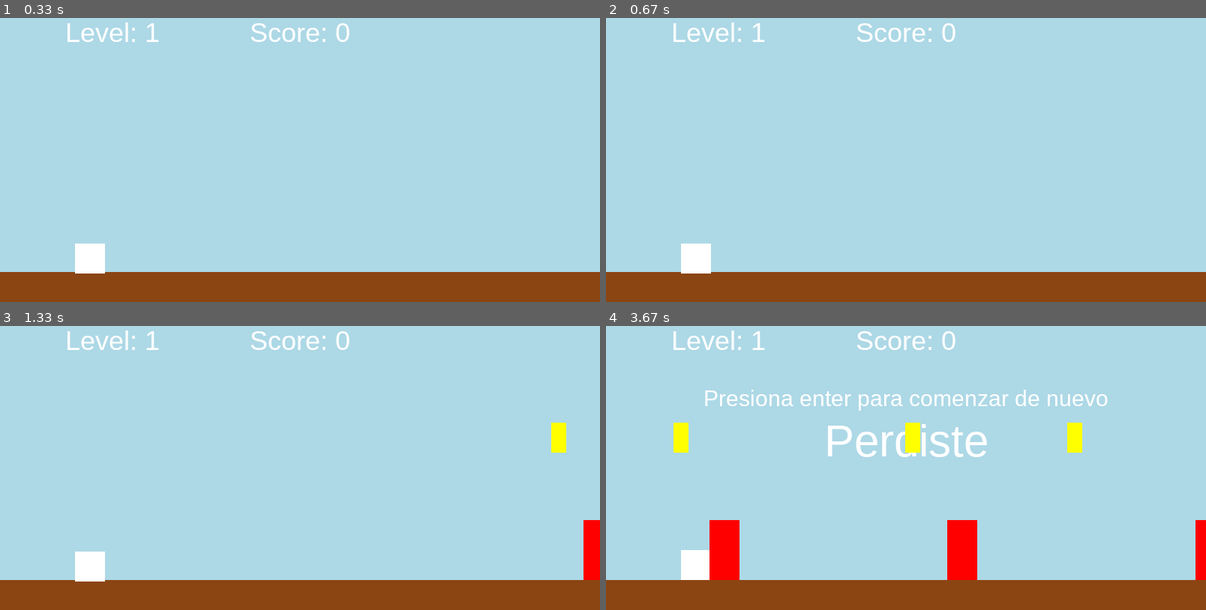
Above: before the commit, frames 1-4 (two rows, left to right).
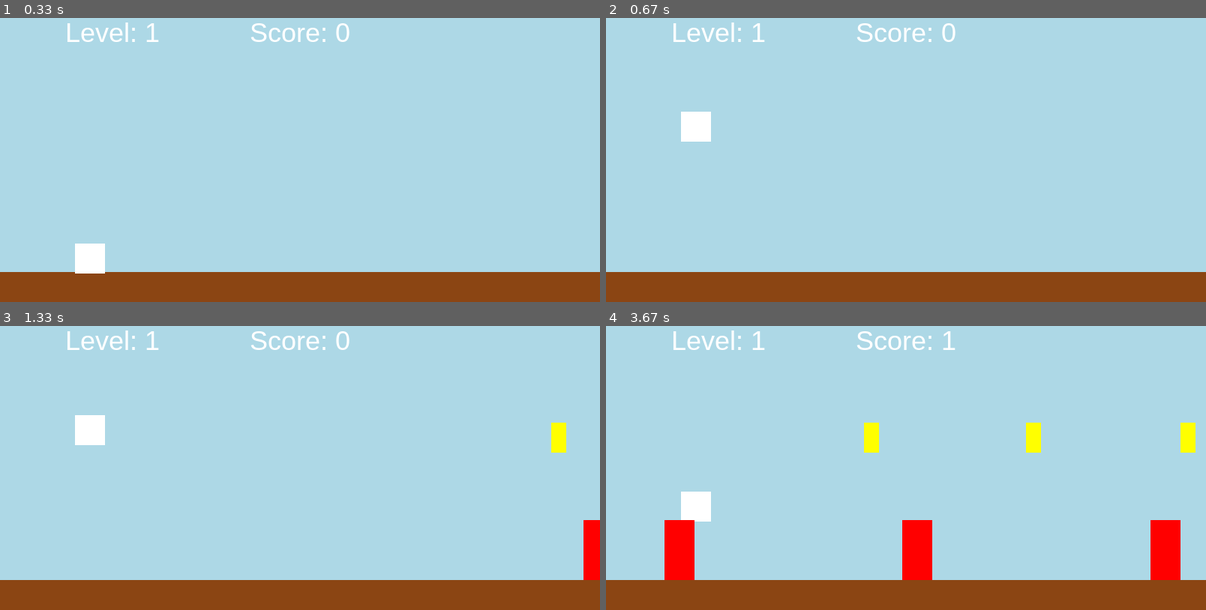
Above: after the commit, the same moments.

Repository: Emmvnu3l/Game-dash-pygame
Game: pygame game, started from main.py
Two runs of this game, one before a commit and one after it. Both use one fixed random seed, a clock stepped at 60 frames per second and the inputs below.
Inputs:
- Up to frame 1 (0.33 s): no input
- Up to frame 2 (0.67 s): tap Space at 0.33 s
- Up to frame 3 (1.33 s): tap Space at 0.73, 1.03, 1.23 s
- Up to frame 4 (3.67 s): tap Space at 1.57, 1.87, 2.07, 2.37, 2.63, 2.97, 3.27, 3.4 s

Frame 1 is identical in both runs. In frame 2, 1.1% of the frame differs, in the area x 12-18%, y 32-90%; in frame 3, 1.1%; in frame 4, 10%, in the area x 9-100%, y 1-90%.

Commit message:
clase24.reinicio de juego

Diff:
--- a/game/game.py
+++ b/game/game.py
@@ -17,8 +17,6 @@
         pygame.display.set_caption(TITLE)
         self.clock = pygame.time.Clock()
         self.running = True
-        self.playing = True
-
         ## creacion de ruta de sonidos
         self.dir = os.path.dirname(__file__)
         self.dir_sounds = os.path.join(self.dir, 'sources','sounds')
@@ -31,8 +29,10 @@
     def new(self):
         self.score = 0
         self.level = 0
+        self.playing = True
         self.generate_elements()
         self.run()
+
 
     def generate_elements(self):
         self.platform = Platform()
@@ -84,10 +84,13 @@
                 self.running = False
                 pygame.quit()
                 sys.exit()
+        key = pygame.key.get_pressed()
 
-            if event.type == pygame.KEYDOWN:
-                if event.key == pygame.K_a:
-                    self.player.jump()
+        if key[pygame.K_SPACE]:
+            self.player.jump()
+
+        if key[pygame.K_RETURN] and not self.playing:
+            self.new()
 
     def draw(self):
         self.surface.fill(LIGHT_BLUE)
